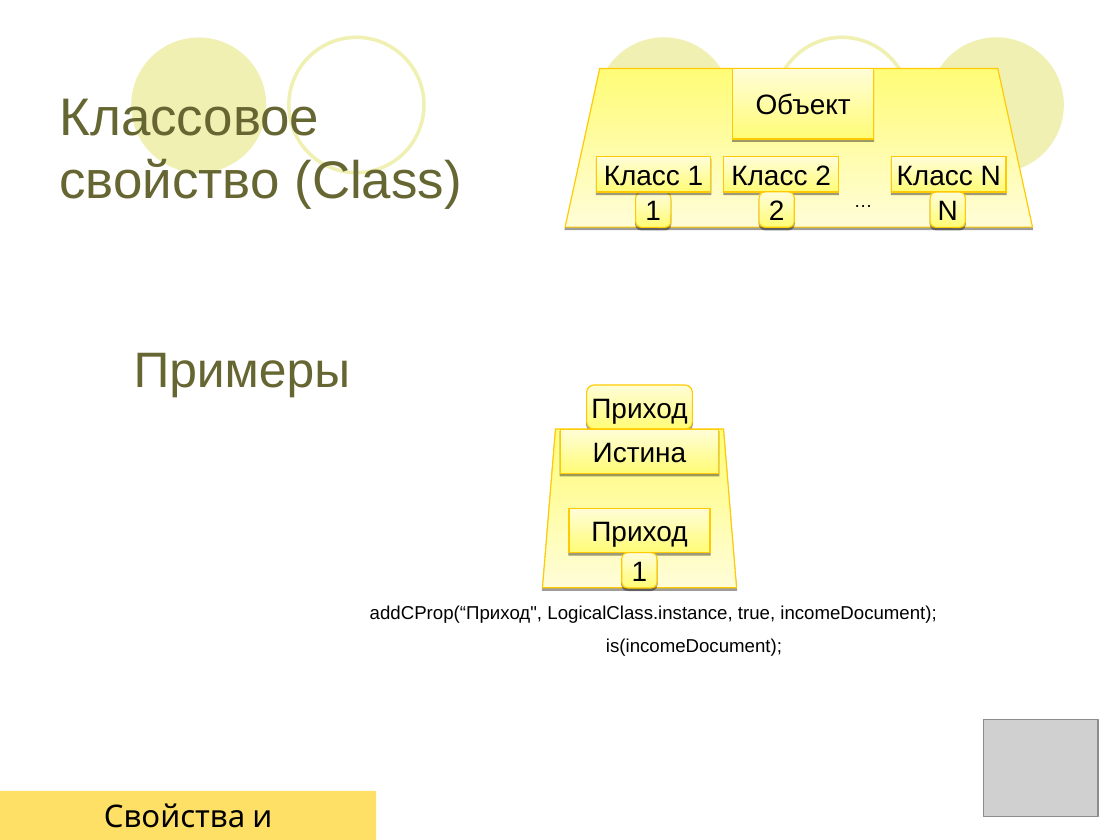
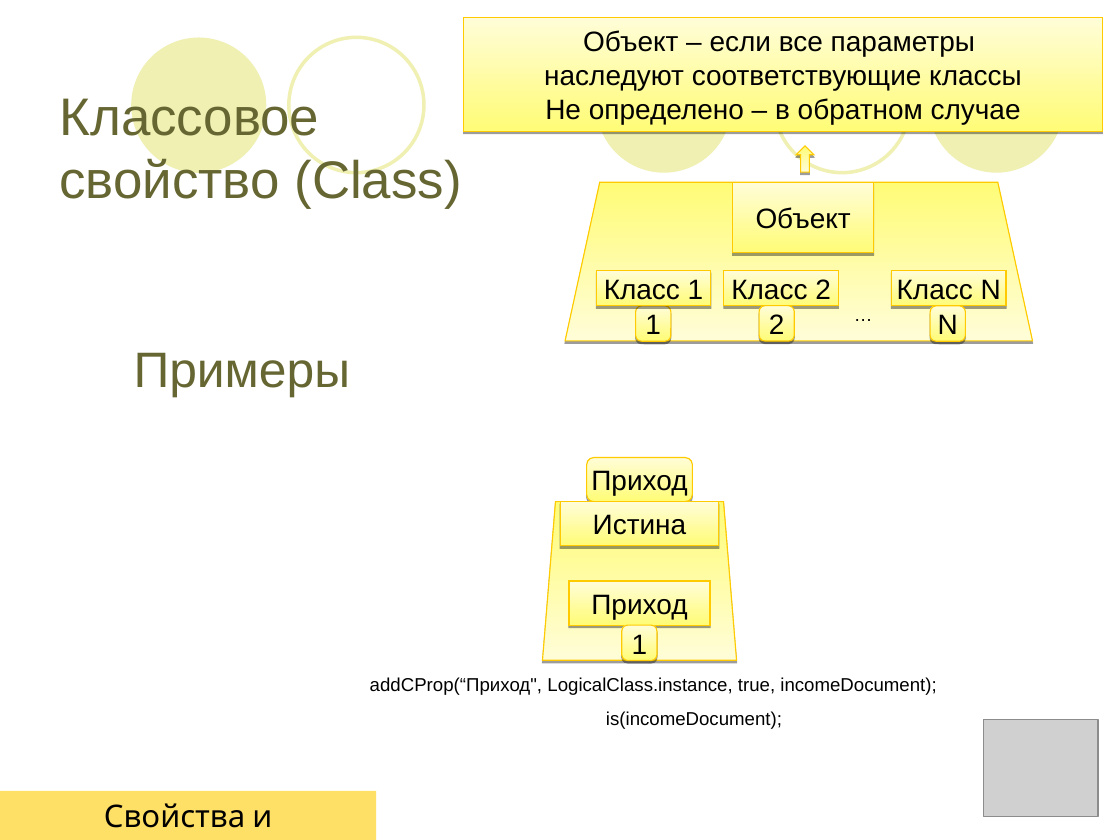
Before and after one commit to lsfusion/platform, a slide deck: slide 19 of platform/docs/Презентация.ppt (slide 21 before the commit). Drawn at 1120x840 pixels with LibreOffice and Linux fonts; fonts in the diff are those of the drawing; grey boxes stand for pictures. Boxes give left, top, right and bottom in pixels: in the first picture for what was removed or moved away, otherwise in the second. Text is boxed around its words. In the diff, an @@ line names an element or a change of style, - is before the commit and + after.

```diff
--- a/platform/docs/Презентация.ppt
+++ b/platform/docs/Презентация.ppt
@@ rectangle added at bbox=[464, 18, 1102, 132], fill gradient #FFFC78 to #FFFDD7, outline #FFCB00 0.74 pt, 18 pt, text #000000 @@
+Объект – если все параметры
+наследуют соответствующие классы
+Не определено – в обратном случае
@@ down arrow added at bbox=[796, 146, 814, 171], fill gradient #FFFC78 to #FFFDD7, outline #FFCB00 0.74 pt @@
@@ 4 freeform shapes, 4 rectangles, 1 text: place and size @@
-4 freeform shapes, 4 rectangles, 1 text at bbox=[566, 68, 1033, 228]
+4 freeform shapes, 4 rectangles, 1 text at bbox=[566, 183, 1033, 342]
@@ 2 rectangles, 2 texts, 2 freeform shapes, 1 rounded rectangle: place and size @@
-2 rectangles, 2 texts, 2 freeform shapes, 1 rounded rectangle at bbox=[370, 385, 936, 656]
+2 rectangles, 2 texts, 2 freeform shapes, 1 rounded rectangle at bbox=[370, 458, 936, 729]
```
Also in this commit, not shown: 3 other slides changed, 2 slides removed.
